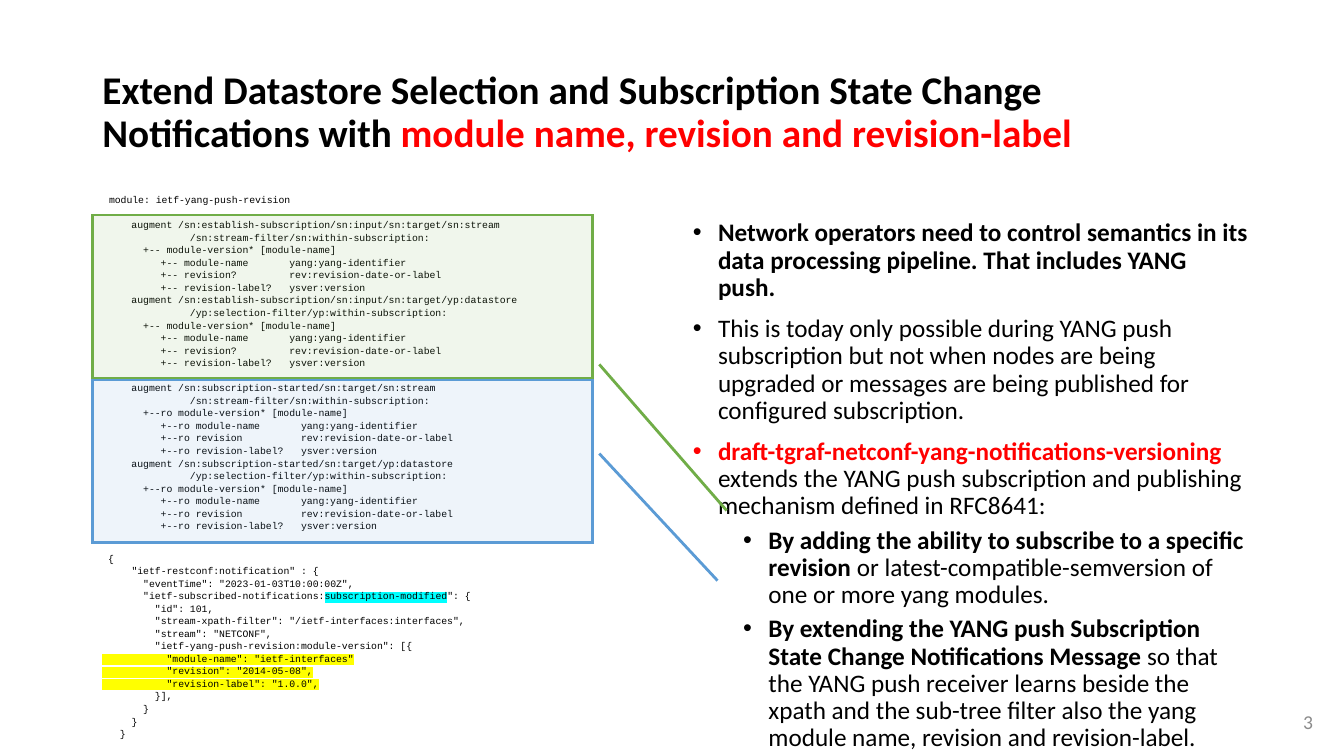
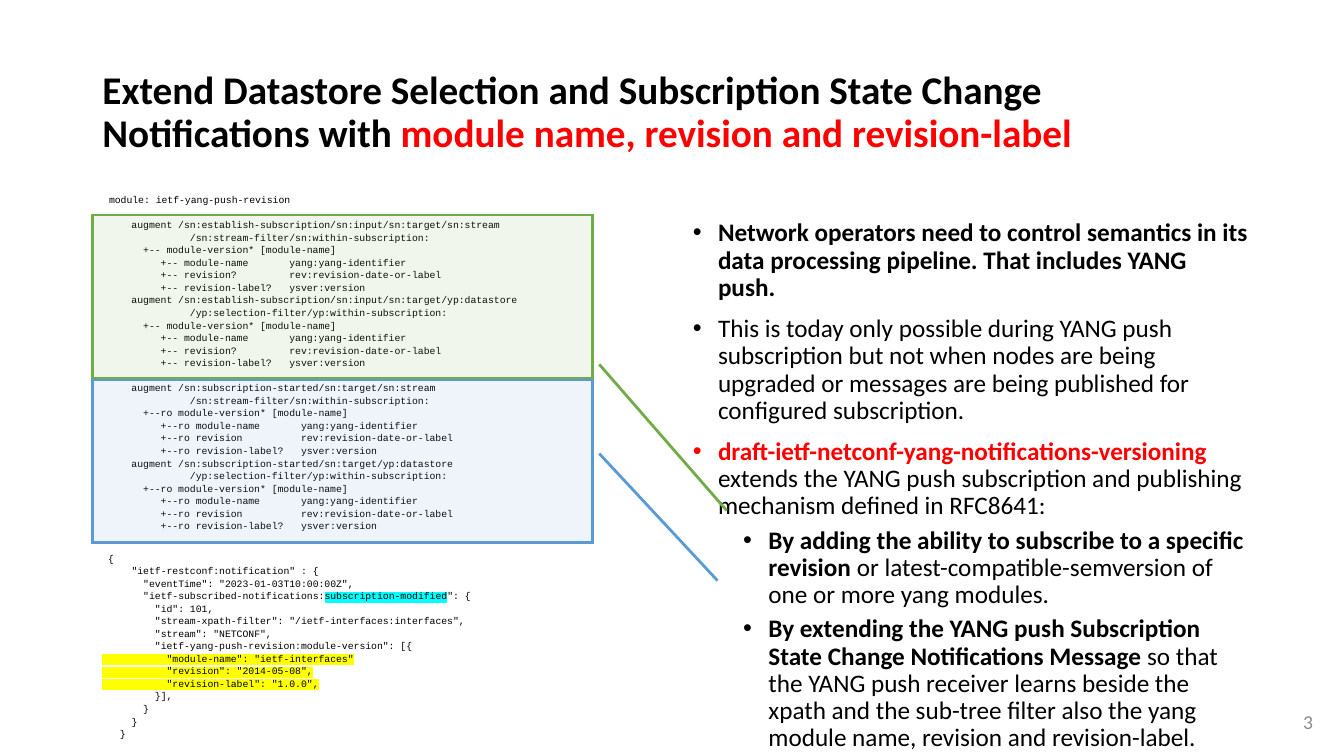
Before and after one commit to network-analytics/ietf-network-analytics-document-status, a slide deck: slide 3 of 117/NETCONF/draft-ietf-netconf-yang-notifications-versioning-01.pptx. Drawn at 1344x756 pixels with LibreOffice and Linux fonts; fonts in the diff are those of the drawing. Boxes give left, top, right and bottom in pixels: in the first picture for what was removed or moved away, otherwise in the second. Text is boxed around its words. In the diff, an @@ line names an element or a change of style, - is before the commit and + after.

Commit message:
nit in draft name

```diff
--- a/117/NETCONF/draft-ietf-netconf-yang-notifications-versioning-01.pptx
+++ b/117/NETCONF/draft-ietf-netconf-yang-notifications-versioning-01.pptx
@@ text at (x1=718, y1=442, x2=1241, y2=515): text changed @@
-• draft-tgraf-netconf-yang-notifications-versioning extends the YANG push subscription and publishing mechanism defined in RFC8641:
+• draft-ietf-netconf-yang-notifications-versioning extends the YANG push subscription and publishing mechanism defined in RFC8641:
```
Also in this commit, not shown: 3 other slides changed, 1 other file.
